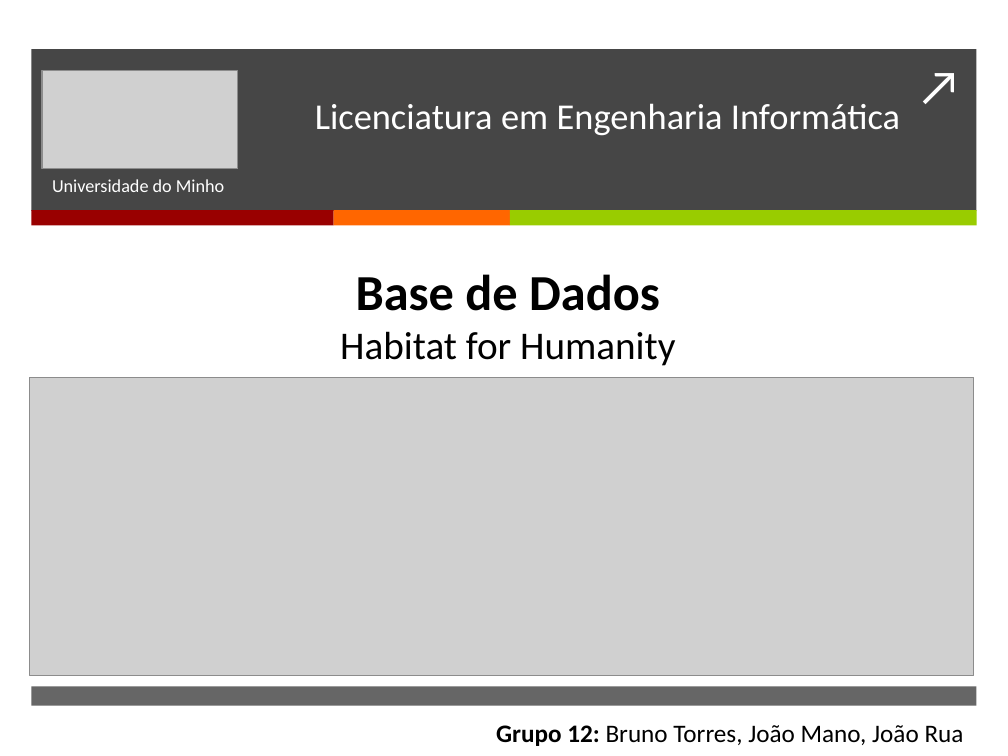
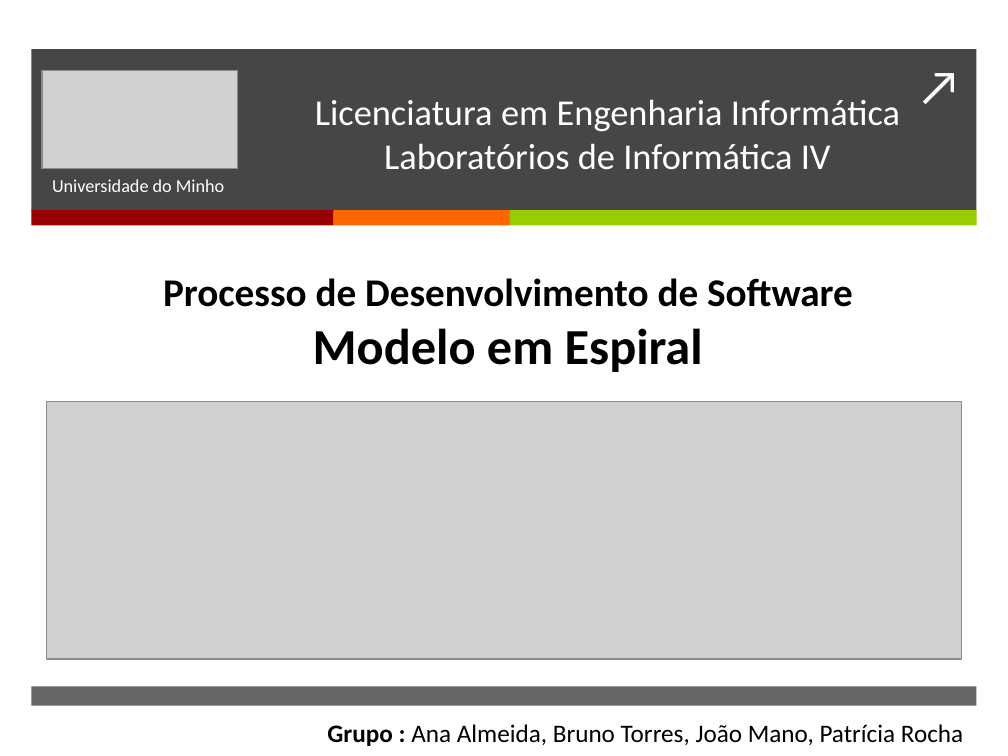
Before and after one commit to BrunoTorres/LI4, a slide deck: slide 1 of Apresentação/Apresentacao.pptx. Drawn at 1008x756 pixels with LibreOffice and Linux fonts; fonts in the diff are those of the drawing; grey boxes stand for pictures. Boxes give left, top, right and bottom in pixels: in the first picture for what was removed or moved away, otherwise in the second. Text is boxed around its words. In the diff, an @@ line names an element or a change of style, - is before the commit and + after.

Commit message:
new

```diff
--- a/Apresentação/Apresentacao.pptx
+++ b/Apresentação/Apresentacao.pptx
@@ text at [315,99,900,170]: text changed @@
-Licenciatura em Engenharia Informática
+Licenciatura em Engenharia Informática
+Laboratórios de Informática IV
@@ text at [163,278,853,372]: text changed; bold on @@
-Base de Dados
-Habitat for Humanity
+Processo de Desenvolvimento de Software
+Modelo em Espiral
@@ picture: place and size @@
-picture at [29,377,974,675]
+picture at [46,401,962,659]
@@ text at [327,724,963,746]: text changed @@
-Grupo 12: Bruno Torres, João Mano, João Rua
+Grupo : Ana Almeida, Bruno Torres, João Mano, Patrícia Rocha
```
Also in this commit, not shown: 1 other slide changed, 6 slides added, 10 slides removed.
